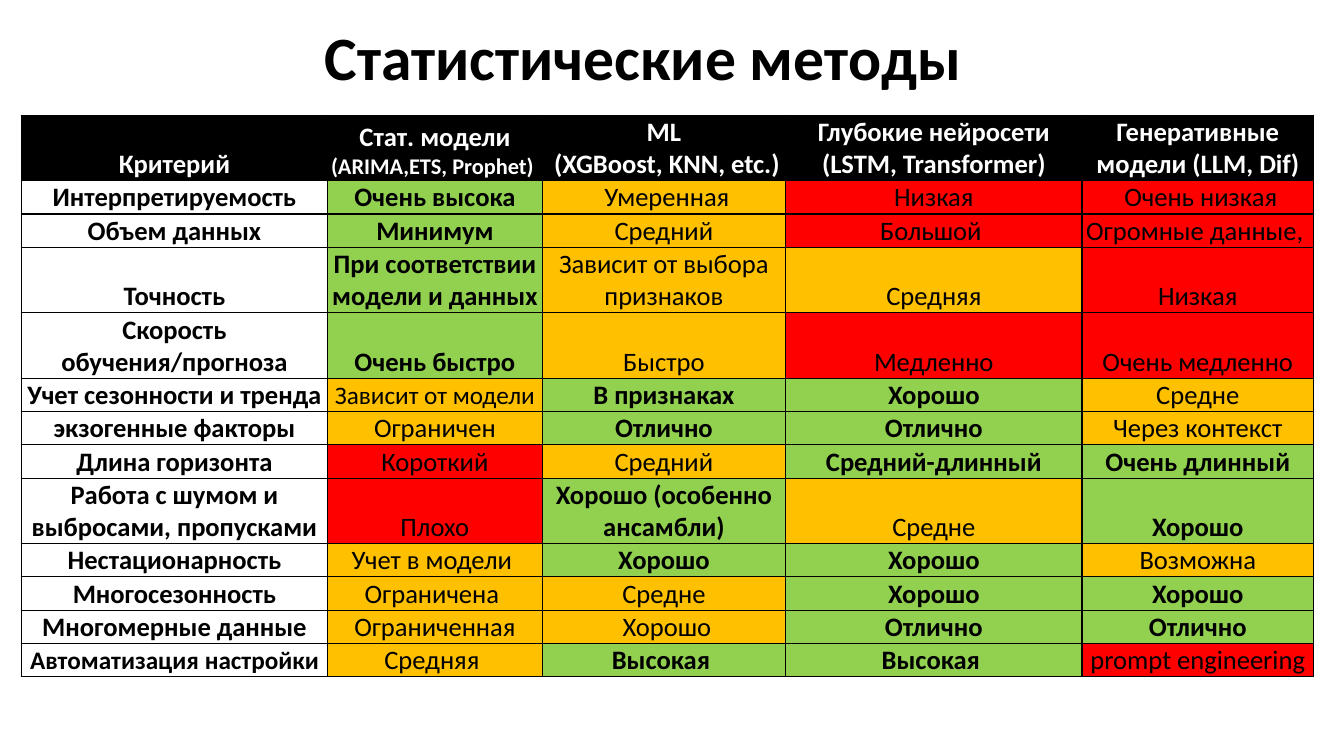
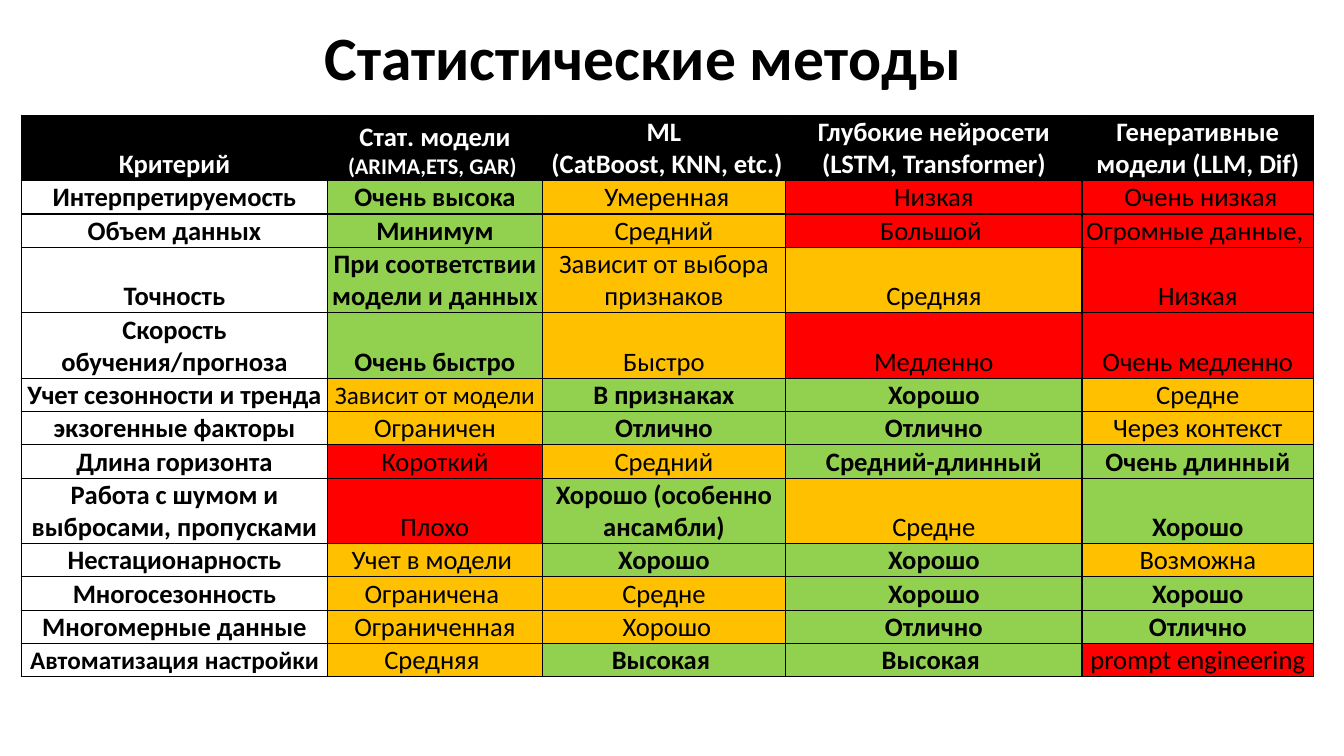
Before and after one commit to MVRonkin/TimeSeriesCourse, a slide deck: slide 10 of Last/LEC/01-2_Benchmarking.pptx (slide 11 before the commit). Drawn at 1344x756 pixels with LibreOffice and Linux fonts; fonts in the diff are those of the drawing. Boxes give left, top, right and bottom in pixels: in the first picture for what was removed or moved away, otherwise in the second. Text is boxed around its words. In the diff, an @@ line names an element or a change of style, - is before the commit and + after.

```diff
--- a/Last/LEC/01-2_Benchmarking.pptx
+++ b/Last/LEC/01-2_Benchmarking.pptx
@@ table at bbox=[21, 115, 1315, 678] @@
-row 1, column 2: Стат. модели (ARIMA,ETS, Prophet)
+row 1, column 2: Стат. модели (ARIMA,ETS, GAR)
-row 1, column 3: ML (XGBoost, KNN, etc.)
+row 1, column 3: ML (CatBoost, KNN, etc.)
```
Also in this commit, not shown: 7 other slides changed, 1 slide removed, 1 other file.
